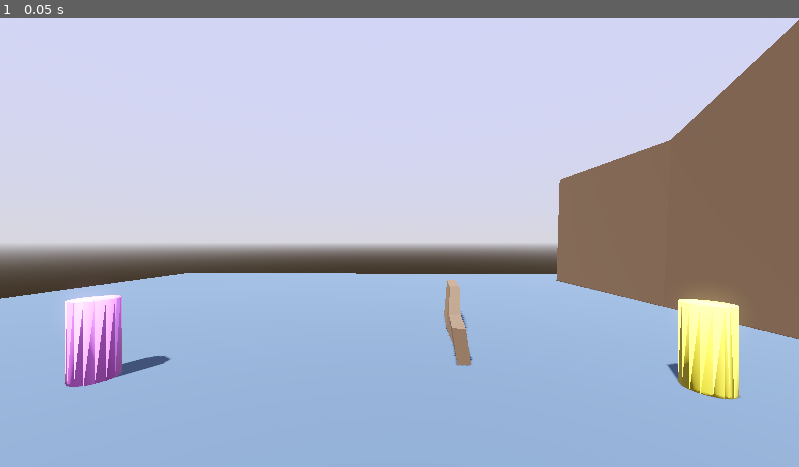
Above: before the commit, frame 1.
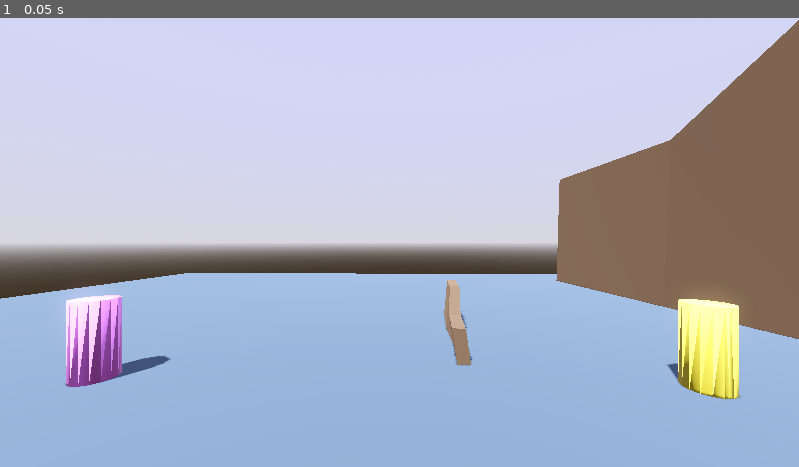
Above: after the commit, the same moment.

Repository: awenine/turn-sync-firing-proto
Game: Godot game, scene res://root.tscn
The game is run twice, just before and just after one commit, with the same random seed, the same clock (stepped at 60 frames per second) and the same inputs.
Inputs:
- Up to frame 1 (0.05 s): no input

The runs differ from the first frame. In frame 1, 0.9% of the frame differs, in the area x 8-20%, y 61-83%.

Commit message:
feat: connect raycast to player

Diff:
--- a/player_02.gd
+++ b/player_02.gd
@@ -1,6 +1,11 @@
 extends MeshInstance3D
 
-func _unhandled_input(event: InputEvent) -> void:
+@onready var ray_cast_3d: RayCast3D = $StaticBody3D/CollisionShape3D/RayCast3D
+
+func _input(event: InputEvent) -> void:
 	if event.is_action_pressed("shoot"):
 		# do something
 		print("SHOOT")
+		print(ray_cast_3d)
+		print(ray_cast_3d.get_collider())
+		#RayCast.target_position =
--- /dev/null
+++ b/ray_castt_3d.gd
@@ -0,0 +1,4 @@
+extends RayCast3D
+
+func _ready() -> void:
+	print(self)
--- a/root.tscn
+++ b/root.tscn
@@ -1,7 +1,8 @@
-[gd_scene load_steps=10 format=4 uid="uid://dfynfl5riijis"]
+[gd_scene load_steps=11 format=4 uid="uid://dfynfl5riijis"]
 
 [ext_resource type="PackedScene" uid="uid://bup3o20mil4wk" path="res://turn_sync_basic_scene.glb" id="1_ukeyy"]
 [ext_resource type="Script" path="res://player_02.gd" id="2_0aiwo"]
+[ext_resource type="Script" path="res://ray_castt_3d.gd" id="3_fp44e"]
 
 [sub_resource type="ProceduralSkyMaterial" id="ProceduralSkyMaterial_cs4p6"]
 sky_top_color = Color(0.702736, 0.718405, 0.924827, 1)
@@ -70,15 +71,16 @@
 transform = Transform3D(1, 0, 0, 0, 1, 0, 0, 0, 1, 0.00951242, 0, -0.000184059)
 
 [node name="Player02" parent="turn_sync_basic_scene" index="2"]
-transform = Transform3D(-0.96886, 0, -0.247608, 0, 1, 0, 0.247608, 0, -0.96886, 8, 1, 0)
+transform = Transform3D(0.047037, 0, -0.998893, 0, 1, 0, 0.998893, 0, 0.047037, 8, 1, 0)
 script = ExtResource("2_0aiwo")
 
 [node name="RayCast3D" type="RayCast3D" parent="turn_sync_basic_scene/Player02/StaticBody3D/CollisionShape3D" index="0"]
 transform = Transform3D(0.998125, 0, -0.0612053, 0, 1, 0, 0.0612053, 0, 0.998125, 0, 0.681259, 0)
-target_position = Vector3(100, 2, 2)
+target_position = Vector3(2, 2, 100)
 hit_back_faces = false
 debug_shape_custom_color = Color(0.917647, 0, 0, 1)
 debug_shape_thickness = 5
+script = ExtResource("3_fp44e")
 
 [node name="LowWall" parent="turn_sync_basic_scene" index="3"]
 transform = Transform3D(1, 0, 0, 0, 1, 0, 0, 0, 1, 1.69277, 0, 0)
